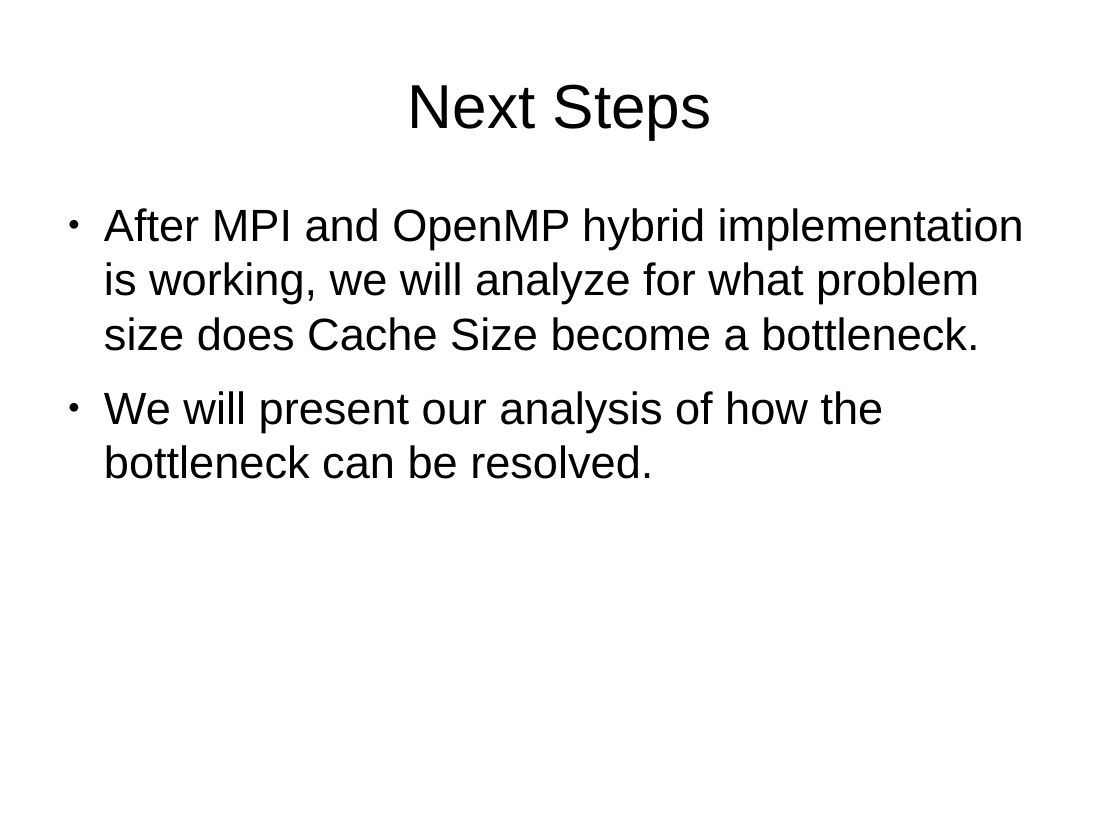
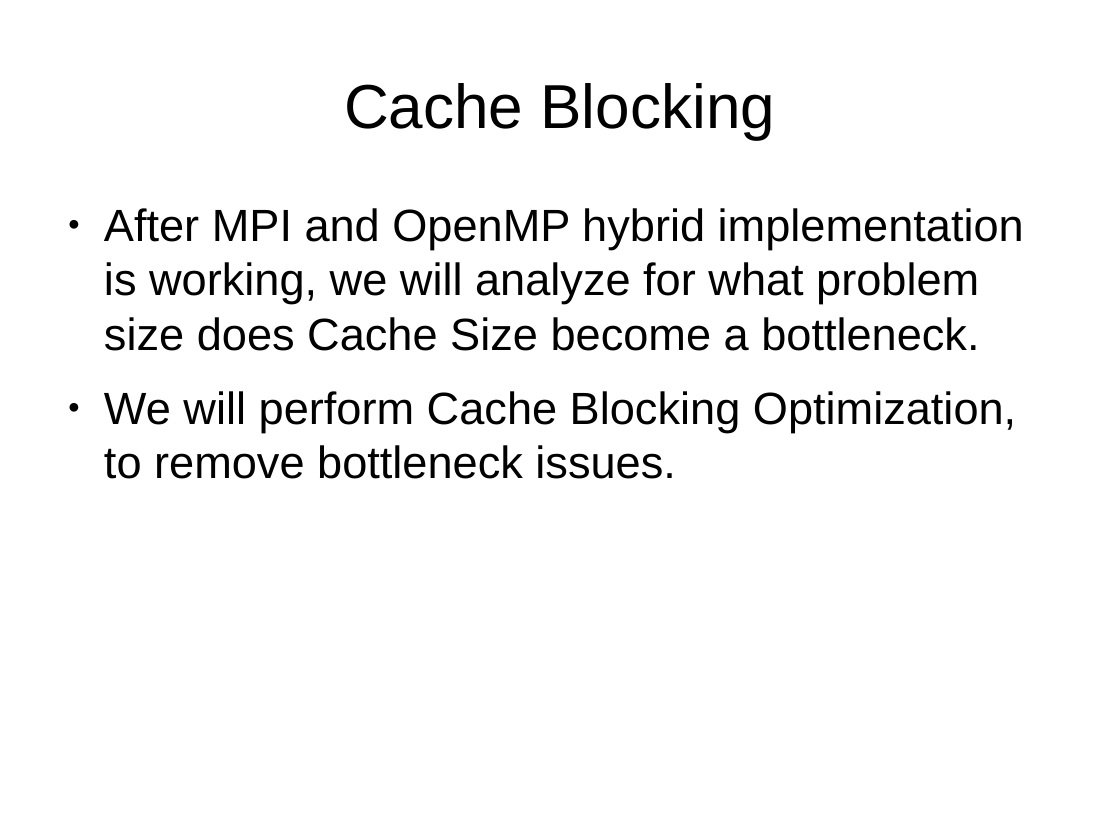
Before and after one commit to gauravk-in/hpc-lab-ws13, a slide deck: slide 9 of Project/ProgressPresentation/ProjectProgress.odp (slide 8 before the commit). Drawn at 1120x840 pixels with LibreOffice and Linux fonts; fonts in the diff are those of the drawing. Boxes give left, top, right and bottom in pixels: in the first picture for what was removed or moved away, otherwise in the second. Text is boxed around its words. In the diff, an @@ line names an element or a change of style, - is before the commit and + after.

```diff
--- a/Project/ProgressPresentation/ProjectProgress.odp
+++ b/Project/ProgressPresentation/ProjectProgress.odp
@@ title at bbox=[344, 83, 776, 139]: text changed @@
-Next Steps
+Cache Blocking
@@ text at bbox=[104, 391, 1016, 479]: text changed @@
-● We will present our analysis of how the bottleneck can be resolved.
+● We will perform Cache Blocking Optimization, to remove bottleneck issues.
```
Also in this commit, not shown: 2 other slides changed, 2 slides added, 1 slide removed, 2 other files.
